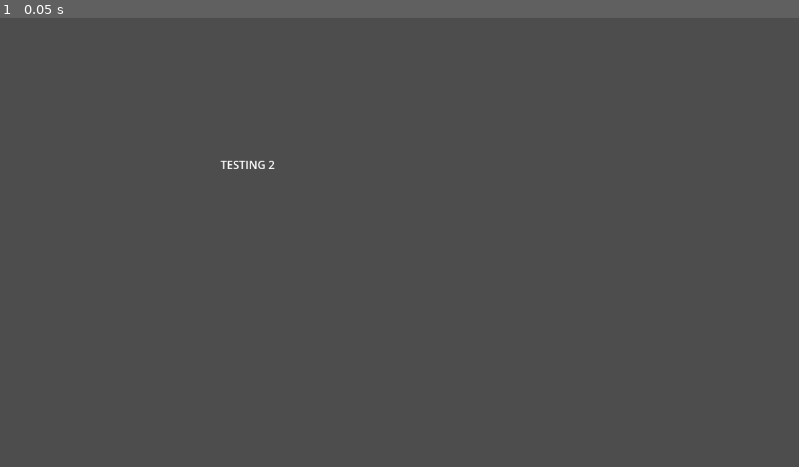
Above: before the commit, frame 1.
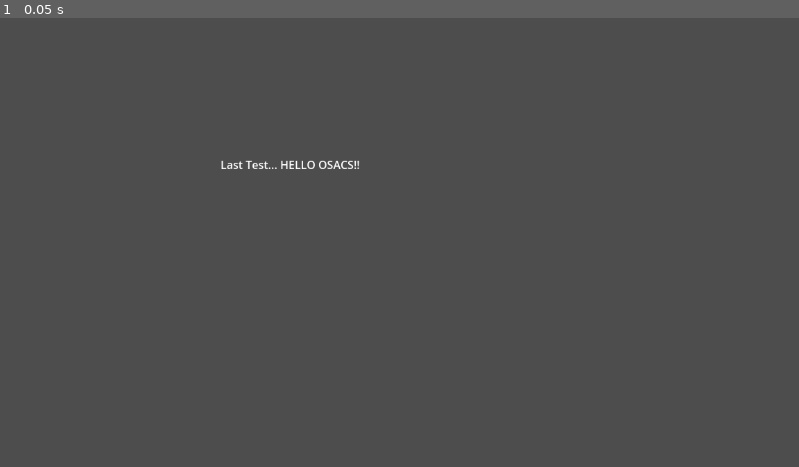
Above: after the commit, the same moment.

Repository: gtgplazed0/OSACS_2023-2025
Game: Godot game, scene res://main.tscn
Same seed, same stepped clock (60 frames per second), same inputs: the game is played once before the commit and once after it.
Inputs:
- Up to frame 1 (0.05 s): no input

The runs differ from the first frame. In frame 1, 0.2% of the frame differs, in the area x 27-45%, y 31-34%.

Commit message:
Update main.tsc, last test
Final test for github testing, changed label to 'Last test... HELLO OSACS!!"

Diff:
--- a/main.tscn
+++ b/main.tscn
@@ -7,6 +7,6 @@
 offset_top = 200.0
 offset_right = 431.0
 offset_bottom = 283.0
-text = "TESTING 2
+text = "Last Test... HELLO OSACS!!
 
 "
